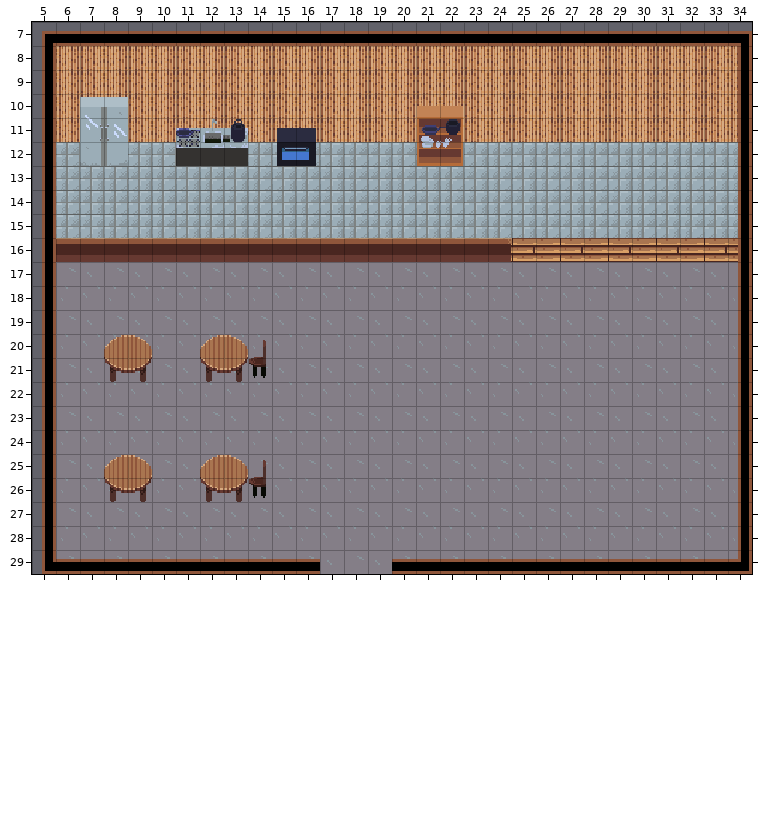
An edit to a level. Tiled map, SecretProject/SecretProject/Content/bin/DesktopGL/Map/Cafe.tmx. Above: the version before the commit.
Cells are 16x16 px. Shown: x 5..34, y 7..29. The old version is drawn lined up with the new one.
After the commit:
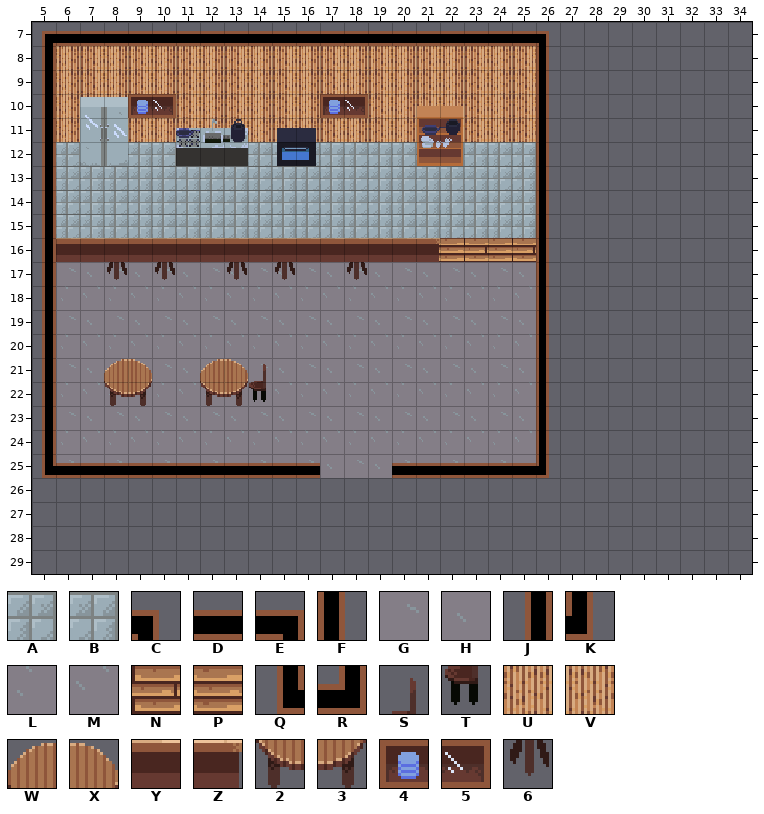
Key: from "InteriorSpriteSheet": A 103, B 104, C 164, D 253, E 255, F 264, G 303, H 304, J 352, K 364, L 403, M 404, N 406, P 407, Q 554, R 556, S 920, T 1020, U 1048, V 1049, W 1640, X 1641, Y 1650, Z 1651, 2 1740, 3 1741, 4 1848, 5 1849, 6 1853.
_ is an empty cell.
Change:
map size 64x64 -> 32x32 cells (old content now starts at -13,-7; both pictures use the new coordinates)
Layer "background":
y 8..11: x 26..34 UVUVUVUVU -> _________
y 12..15: x 26..34 ABABABABA -> _________
y 16: x 26..34 PNPNPNPNP -> _________
y 17: x 26..34 GHGHGHGHG -> _________
y 18: x 26..34 LMLMLMLML -> _________
y 19: x 26..34 GHGHGHGHG -> _________
y 20: x 26..34 LMLMLMLML -> _________
y 21: x 26..34 GHGHGHGHG -> _________
y 22: x 26..34 LMLMLMLML -> _________
y 23: x 26..34 GHGHGHGHG -> _________
y 24: x 26..34 LMLMLMLML -> _________
y 25: x 26..34 GHGHGHGHG -> _________
y 26: x 6..34 LMLMLMLMLMLMLMLMLMLMLMLMLMLML -> _____________________________
y 27: x 6..34 GHGHGHGHGHGHGHGHGHGHGHGHGHGHG -> _____________________________
y 28: x 6..34 LMLMLMLMLMLMLMLMLMLMLMLMLMLML -> _____________________________
y 29: x 6..34 GHGHGHGHGHGHGHGHGHGHGHGHGHGHG -> _____________________________
Layer "buildings":
y 7: x 26..34 DDDDDDDDE -> C________
y 8..24: x 26 _ -> F; x 34 J -> _
y 25: x 5..16 J___________ -> QDDDDDDDDDDD; x 20..26 _______ -> DDDDDDK; x 34 J -> _
y 26..28: x 5 J -> _; x 34 J -> _
y 29: x 5..16 QDDDDDDDDDDD -> ____________; x 20..34 DDDDDDDDDDDDDDR -> _______________
Layer "foreGround":
y 10: x 9..10 __ -> 45; x 17..18 __ -> 45
y 16: x 21..24 YYYZ -> Z___
y 17: x 8 _ -> 6; x 10 _ -> 6; x 13 _ -> 6; x 15 _ -> 6; x 18 _ -> 6
y 20: x 8..9 WX -> __; x 12..14 WXS -> ___
y 21: x 8..9 23 -> WX; x 12..14 23T -> WXS
y 22: x 8..9 __ -> 23; x 12..14 ___ -> 23T
y 25: x 8..9 WX -> __; x 12..14 WXS -> ___
y 26: x 8..9 23 -> __; x 12..14 23T -> ___
Changed places in both pictures, as pixel boxes (x1, y1, x2, y2):
changed: (42, 31, 752, 574)
